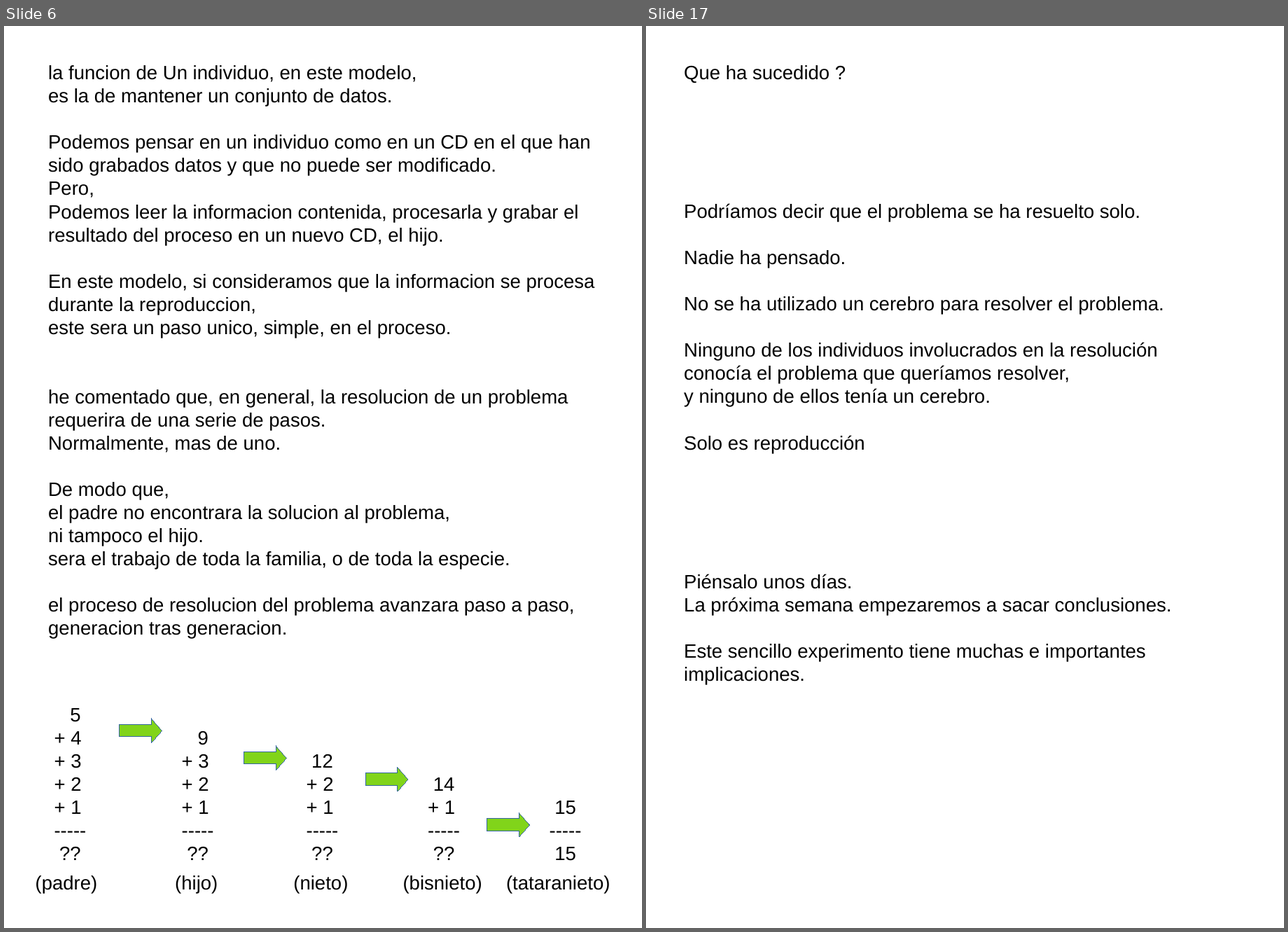
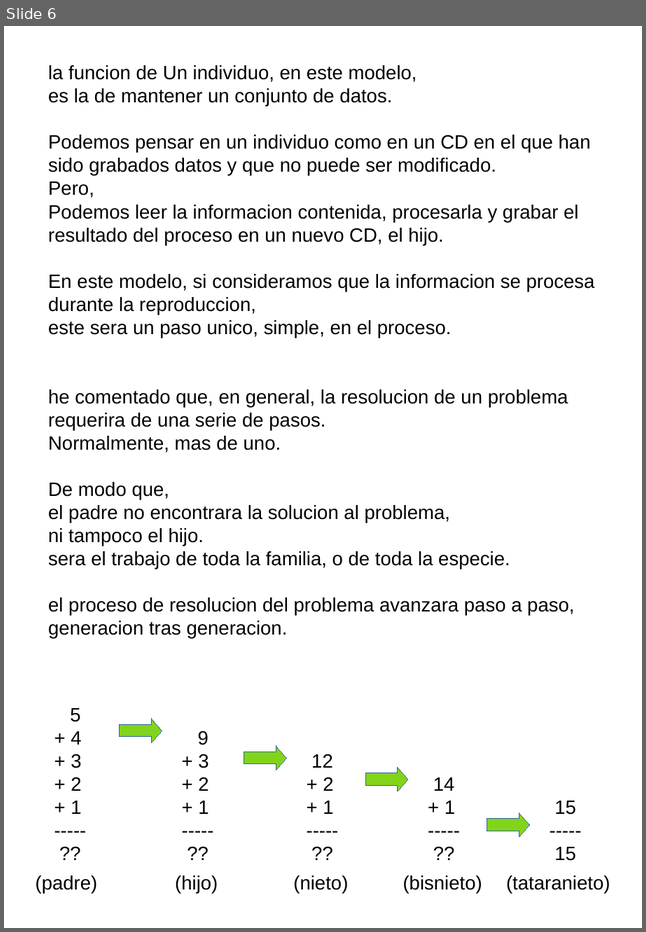
Before and after one commit to fabhrius/La-Cosa, a slide deck: capitulos/Procesamiento de la informacion/Procesamiento de la informacion.odp. Shown side by side, each under a label of ours: slides 6 and 17 before the commit, slide 6 after it; the slides between them are not shown. The pictures are 1288x932 and 646x932 pixels, drawn with LibreOffice and Linux fonts; fonts in the diff are those of the drawing. Boxes give left, top, right and bottom in pixels: in the first picture for what was removed or moved away, otherwise in the second. Text is boxed around its words. In the diff, an @@ line names an element or a change of style, - is before the commit and + after.

```diff
--- a/capitulos/Procesamiento de la informacion/Procesamiento de la informacion.odp
+++ b/capitulos/Procesamiento de la informacion/Procesamiento de la informacion.odp
@@ slide 17 removed at (646, 26, 1284, 928), background #FFFFFF @@
@@ text removed at (684, 65, 1172, 685) @@
-Que ha sucedido ?
-Podríamos decir que el problema se ha resuelto solo.
-Nadie ha pensado.
-No se ha utilizado un cerebro para resolver el problema.
-Ninguno de los individuos involucrados en la resolución
-conocía el problema que queríamos resolver,
-y ninguno de ellos tenía un cerebro.
-Solo es reproducción
-Piénsalo unos días.
-La próxima semana empezaremos a sacar conclusiones.
-Este sencillo experimento tiene muchas e importantes implicaciones.
```
Also in this commit, not shown: 9 other slides removed, 9 other files.
